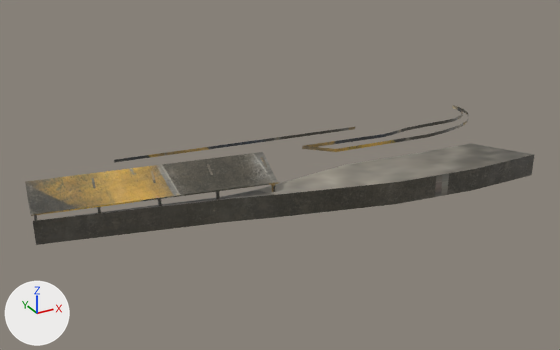
What one commit did to the FBX model Assets/Models/Levels/Version_3_1/decor_for_lvl/decor1Background.fbx.
One viewpoint serves both versions: a 50 mm camera at (-314.0, -784.0, 284.0) aimed at (-9.0, -229.0, 6.0). Lighting does not change. The marker at lower left points along +X, +Y and +Z. Where no turn or scale is listed for an object, it has been applied to the vertices.

Script lines for the objects in view, before the commit:
```python
me_mesh = bpy.data.meshes.new('Mesh')
me_mesh.from_pydata(...)  # 162 vertices, 119 faces; spans x -240.0..240.0, y -104.0..104.0, z -18.0..18.0
me_mesh.materials.append(mat_lambert32)  # picture img_sp_ccs_concreteblock_1_2_dif_png
ob_polysurface50 = bpy.data.objects.new('polySurface50', me_mesh)
ob_polysurface50.location = (12.2, -231.7, 23.3)
```
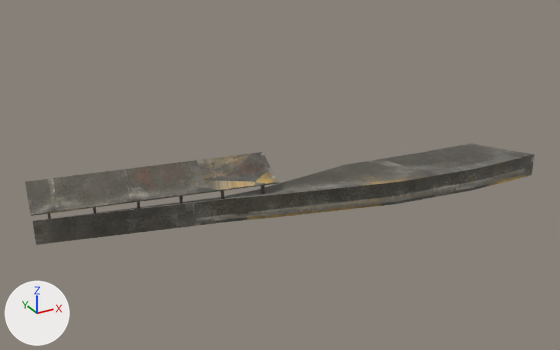
The edits, one by one:
me_mesh has 162 vertices, 119 faces and spans x -240.0..240.0, y -104.0..104.0, z -18.0..18.0.
me_mesh is used by ob_polysurface50; location (12.2, -231.7, 23.3).
me_mesh part 1: the loose piece of 16 vertices spanning x -58.0..-52.0, y -54.0..-24.0, z -15.0..16.0 is moved by (23.0, 46.0, 0.0).
me_mesh part 2: the loose piece of 16 vertices spanning x -103.0..-97.0, y -46.0..-16.0, z -15.0..16.0 is moved by (36.0, 45.0, 0.0).
me_mesh part 3: the loose piece of 16 vertices spanning x -148.0..-142.0, y -37.0..-7.0, z -15.0..16.0 is moved by (-16.0, 57.0, 0.0).
me_mesh part 4: the loose piece of 16 vertices spanning x -194.0..-187.0, y -28.0..2.0, z -15.0..16.0 is moved by (94.0, 34.0, 0.0).
me_mesh part 5: the loose piece of 16 vertices spanning x -239.0..-232.0, y -20.0..10.0, z -15.0..16.0 is moved by (107.0, 33.0, 0.0).
me_mesh part 6: the loose piece of 12 vertices spanning x -240.0..-48.0, y -56.0..16.0, z 5.0..18.0 is moved by (32.0, 44.0, 0.0).
me_mesh part 7: the loose piece of 24 vertices spanning x -240.0..177.0, y -104.0..2.0, z -18.0..2.0 is moved by (32.0, 44.0, 0.0).
me_mesh part 8: the loose piece of 42 vertices spanning x 30.0..240.0, y 17.0..75.0, z -18.0..-15.0 is deleted.
me_mesh part 9: the loose piece of 4 vertices spanning x -141.0..105.0, y 70.0..104.0, z -18.0..-15.0 is deleted.
Object 'polySurface50' (ob_polysurface50) moves from (12.2, -231.7, 23.3) to (-19.4, -275.5, 23.4).

Where the change shows, as pixel boxes [x1, y1, x2, y2] in the pictures (560 x 350 px; the box of a moved part takes in the faces that stretch with it):
'polySurface50', reshaped, moved (26% shorter)
    before: [25, 106, 534, 245]
    after: [25, 143, 534, 245]
part 1 of me_mesh, moved or reshaped
    before: [261, 157, 275, 192]
    after: [251, 158, 265, 194]
part 2 of me_mesh, moved or reshaped
    before: [207, 164, 220, 199]
    after: [211, 162, 224, 199]
part 3 of me_mesh, moved or reshaped
    before: [150, 171, 162, 206]
    after: [93, 207, 96, 213]
part 4 of me_mesh, moved or reshaped
    before: [91, 178, 101, 213]
    after: [179, 196, 183, 203]
part 5 of me_mesh, moved or reshaped
    before: [30, 185, 37, 221]
    after: [137, 202, 140, 208]
part 6 of me_mesh, moved or reshaped
    both: [25, 152, 279, 216]
part 7 of me_mesh, moved or reshaped
    both: [33, 144, 534, 245]
part 8 of me_mesh, deleted
    before: [302, 106, 468, 152]
part 9 of me_mesh, deleted
    before: [114, 127, 355, 163]
